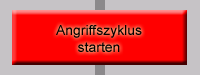
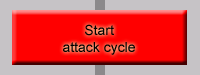
Layer changes from the first 200 x 75 image to the second:
renamed "Angriffszyklus starten" to "Start attack cycle", painted on it over (x1=56, y1=24, x2=142, y2=55)
